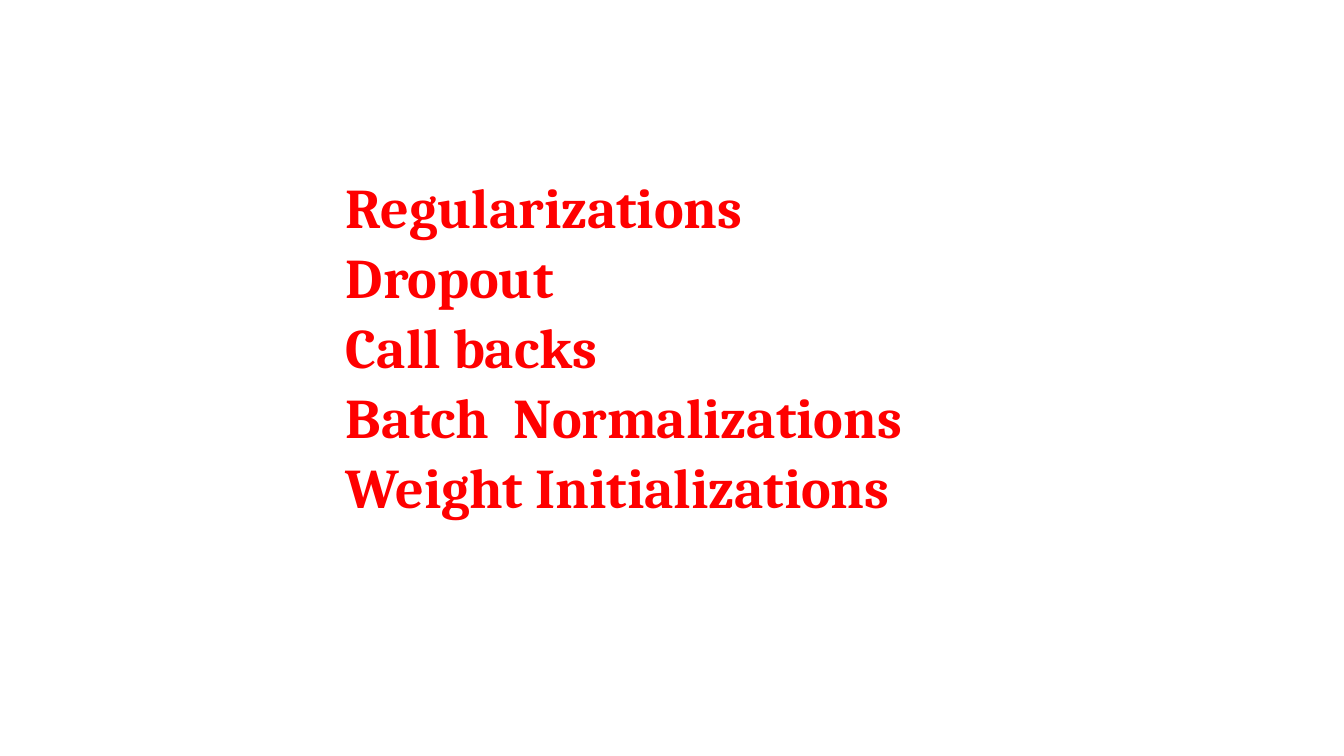
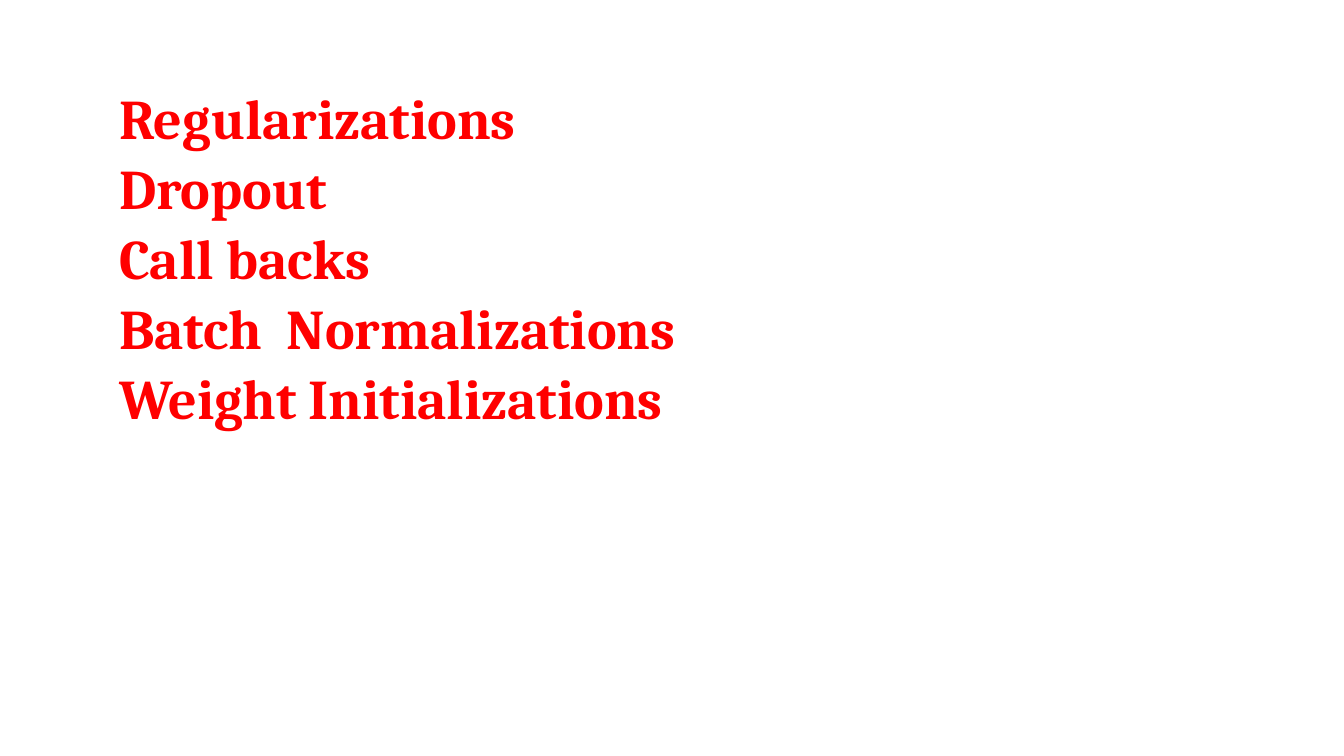
Before and after one commit to shahil04/ds_materials, a slide deck: slide 1 of 9.Deep_learning/class_4_module_9_deep learning_Regularization,CallBacks_drouput_batchNormalization_Weight_hyper_parameter.pptx. Drawn at 1344x756 pixels with LibreOffice and Linux fonts; fonts in the diff are those of the drawing. Boxes give left, top, right and bottom in pixels: in the first picture for what was removed or moved away, otherwise in the second. Text is boxed around its words. In the diff, an @@ line names an element or a change of style, - is before the commit and + after.

```diff
--- a/9.Deep_learning/class_4_module_9_deep learning_Regularization,CallBacks_drouput_batchNormalization_Weight_hyper_parameter.pptx
+++ b/9.Deep_learning/class_4_module_9_deep learning_Regularization,CallBacks_drouput_batchNormalization_Weight_hyper_parameter.pptx
@@ text "Regularizations": place and size @@
-text "Regularizations" at bbox=[346, 189, 902, 521]
+text "Regularizations" at bbox=[119, 100, 675, 432]
```
Also in this commit, not shown: 2 other slides changed, 10 slides added, 2 slides removed, 26 other files.
